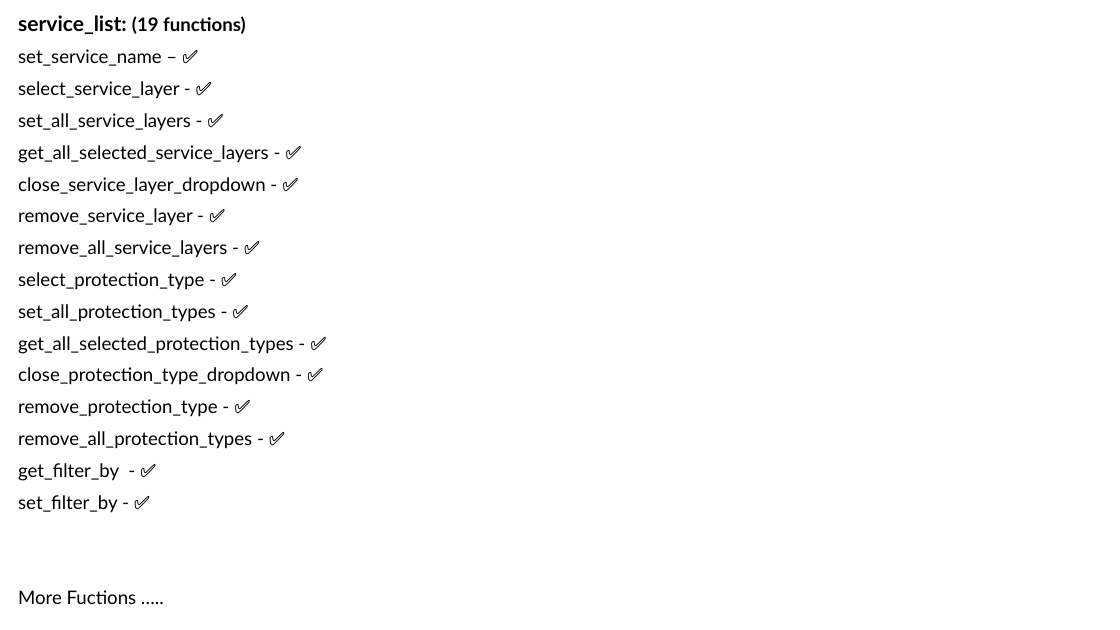
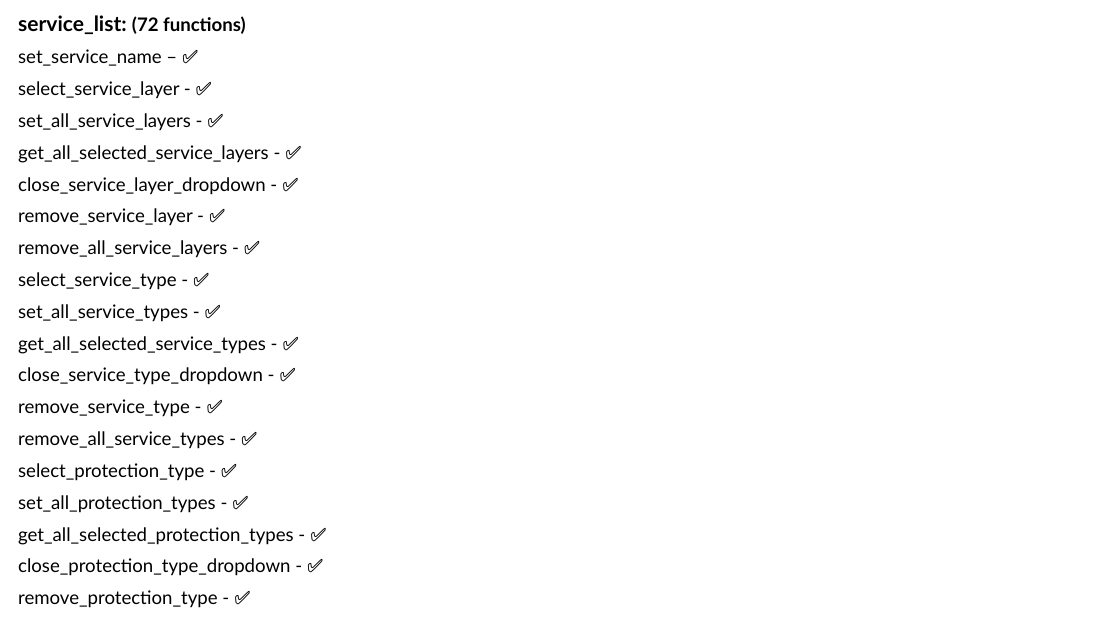
Before and after one commit to Yuval10Dahan/LightWatch_WEB, a slide deck: slide 10 of Docs/Progress_Check_Box.pptx. Drawn at 1120x630 pixels with LibreOffice and Linux fonts; fonts in the diff are those of the drawing. Boxes give left, top, right and bottom in pixels: in the first picture for what was removed or moved away, otherwise in the second. Text is boxed around its words. In the diff, an @@ line names an element or a change of style, - is before the commit and + after.

```diff
--- a/Docs/Progress_Check_Box.pptx
+++ b/Docs/Progress_Check_Box.pptx
@@ subtitle at box(18, 15, 246, 34): text changed @@
-service_list: (19 functions)
+service_list: (72 functions)
@@ subtitle at box(18, 272, 266, 449): paragraphs added @@
+select_service_type - ✅
+set_all_service_types - ✅
+get_all_selected_service_types - ✅
+close_service_type_dropdown - ✅
+remove_service_type - ✅
+remove_all_service_types - ✅
@@ subtitle at box(18, 431, 252, 604): paragraphs removed @@
-remove_all_protection_types - ✅
-get_filter_by - ✅
-set_filter_by - ✅
-More Fuctions …..
```
Also in this commit, not shown: 13 other slides changed, 4 slides added, 38 other files.
